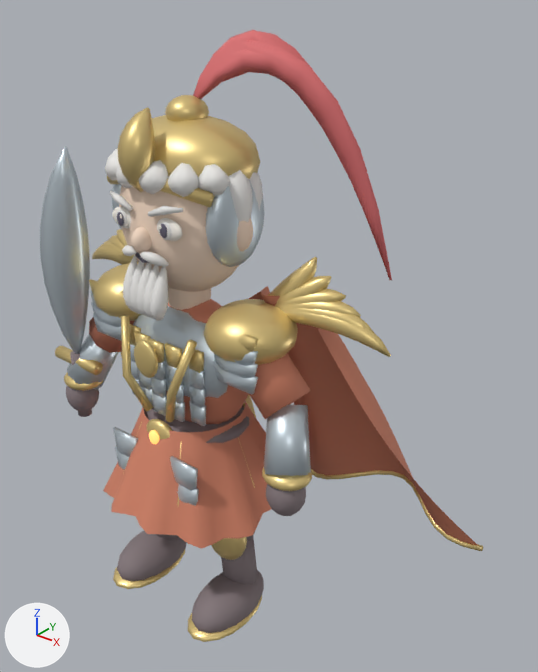
Renders of the glTF model samkok/web/models/11-e3.glb from each side of a commit.
One viewpoint serves both versions: a 50 mm lens placed at (2.64, -2.61, 3.57), pointed at (0.22, 0.4, 1.7). The axes (+X, +Y, +Z) are drawn at lower left. The lights are the same throughout. The older version comes first.

In view in the first picture: '11_T3_Amber Veteran_Mesh'.
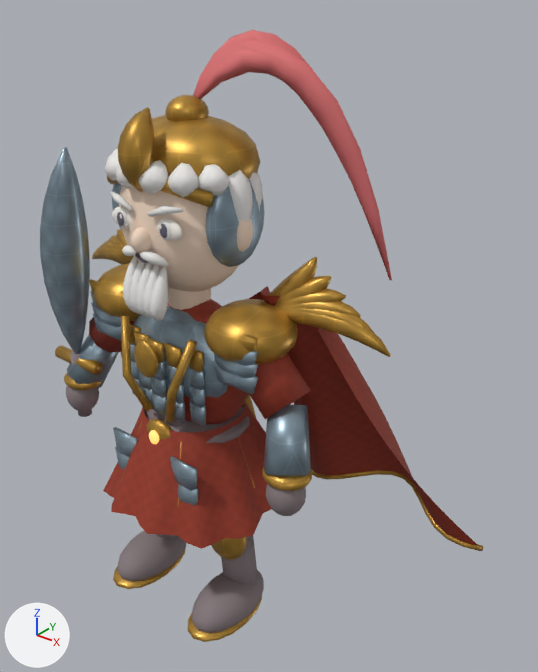
The change, as a list of edits to the scene's bpy script:
```text
Add img_surface_normal_false:
    img_surface_normal_false = load_image('surface-normal-False', '_unpacked/surface-normal-False', 256, 256, 'Non-Color')
Add img_engraved_9aafbd:
    img_engraved_9aafbd = load_image('engraved-9aafbd', '_unpacked/engraved-9aafbd', 256, 256, 'sRGB')
Add img_engraved_c99a3f:
    img_engraved_c99a3f = load_image('engraved-c99a3f', '_unpacked/engraved-c99a3f', 256, 256, 'sRGB')
Add img_weave_a63a23:
    img_weave_a63a23 = load_image('weave-a63a23', '_unpacked/weave-a63a23', 256, 256, 'sRGB')
Add img_surface_normal_true:
    img_surface_normal_true = load_image('surface-normal-True', '_unpacked/surface-normal-True', 256, 256, 'Non-Color')
Change mat_silk_a63a23_002:
    where n0 = _N.new('ShaderNodeBsdfPrincipled'); n0.name = 'Principled BSDF'
    remove n0.inputs[0].default_value = (0.651, 0.227, 0.137, 1.0)  # 'Base Color', orange #d38367
    add n2 = _N.new('ShaderNodeTexImage'); n2.name = 'Image Texture'
    add n2.image = img_weave_a63a23
    add n3 = _N.new('ShaderNodeNormalMap'); n3.name = 'Normal Map'
    add n3.uv_map = 'UVMap'
    add n3.inputs[0].default_value = 0.28  # 'Strength'
    add n4 = _N.new('ShaderNodeTexImage'); n4.name = 'Image Texture.001'
    add n4.image = img_surface_normal_true
    add _L.new(n2.outputs[0], n0.inputs[0])  # 'Color' to 'Base Color'
    add _L.new(n3.outputs[0], n0.inputs[5])  # 'Normal' to 'Normal'
    add _L.new(n4.outputs[0], n3.inputs[1])  # 'Color' to 'Color'
Change mat_antique_gold_002:
    where n0 = _N.new('ShaderNodeBsdfPrincipled'); n0.name = 'Principled BSDF'
    remove n0.inputs[0].default_value = (0.788, 0.604, 0.247, 1.0)  # 'Base Color', yellow #e6cc88
    add n2 = _N.new('ShaderNodeTexImage'); n2.name = 'Image Texture'
    add n2.image = img_engraved_c99a3f
    add n3 = _N.new('ShaderNodeNormalMap'); n3.name = 'Normal Map'
    add n3.uv_map = 'UVMap'
    add n3.inputs[0].default_value = 0.45  # 'Strength'
    add n4 = _N.new('ShaderNodeTexImage'); n4.name = 'Image Texture.001'
    add n4.image = img_surface_normal_false
    add _L.new(n2.outputs[0], n0.inputs[0])  # 'Color' to 'Base Color'
    add _L.new(n3.outputs[0], n0.inputs[5])  # 'Normal' to 'Normal'
    add _L.new(n4.outputs[0], n3.inputs[1])  # 'Color' to 'Color'
Change mat_steel_002:
    where n0 = _N.new('ShaderNodeBsdfPrincipled'); n0.name = 'Principled BSDF'
    remove n0.inputs[0].default_value = (0.604, 0.686, 0.741, 1.0)  # 'Base Color', light grey #ccd8df
    add n2 = _N.new('ShaderNodeTexImage'); n2.name = 'Image Texture'
    add n2.image = img_engraved_9aafbd
    add n3 = _N.new('ShaderNodeNormalMap'); n3.name = 'Normal Map'
    add n3.uv_map = 'UVMap'
    add n3.inputs[0].default_value = 0.45  # 'Strength'
    add n4 = _N.new('ShaderNodeTexImage'); n4.name = 'Image Texture.001'
    add n4.image = img_surface_normal_false
    add _L.new(n2.outputs[0], n0.inputs[0])  # 'Color' to 'Base Color'
    add _L.new(n3.outputs[0], n0.inputs[5])  # 'Normal' to 'Normal'
    add _L.new(n4.outputs[0], n3.inputs[1])  # 'Color' to 'Color'
Change me_11_t3_amber_veteran_mesh:
    where me_11_t3_amber_veteran_mesh.from_pydata(...)  # 10686 vertices, 19608 faces; spans x -1.5..1.5, y -0.55..0.97, z 0.02..3.34
    used by ob_11_t3_amber_veteran_mesh; location = (0.0, 0.0, 0.0)
    me_11_t3_amber_veteran_mesh part 1: texture (UV) coordinates changed
```

Changed parts and their boxes (x1, y1, x2, y2) in the pictures (538 x 672 px):
'11_T3_Amber Veteran_Mesh', surface changed (darker)
    both: (40, 93, 483, 642)
